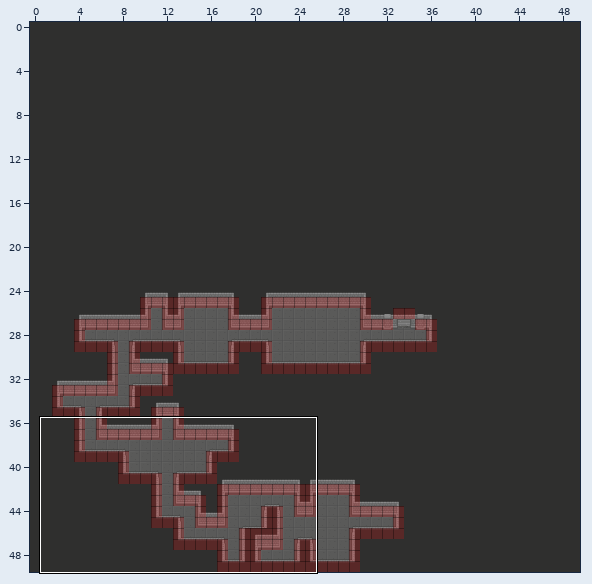
Tiled map, stored at Team5_Torchase/win32/Resources/Maptest/Mapver2.tmx. Above: a wide view before the commit, with the close-up outlined.
Close-up. As it was:
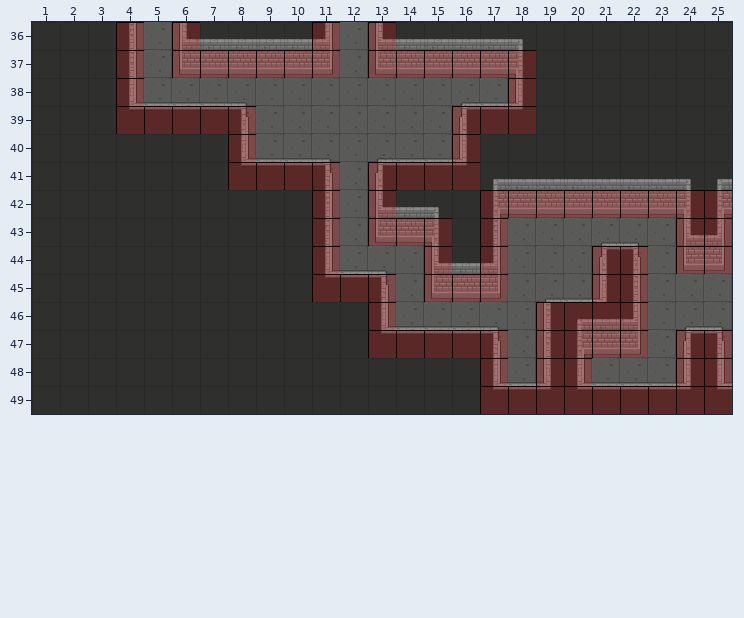
Cells are 32x32 px. Shown: x 1..25, y 36..49. The commit also changed other parts of the map, which this record leaves out.
The result:
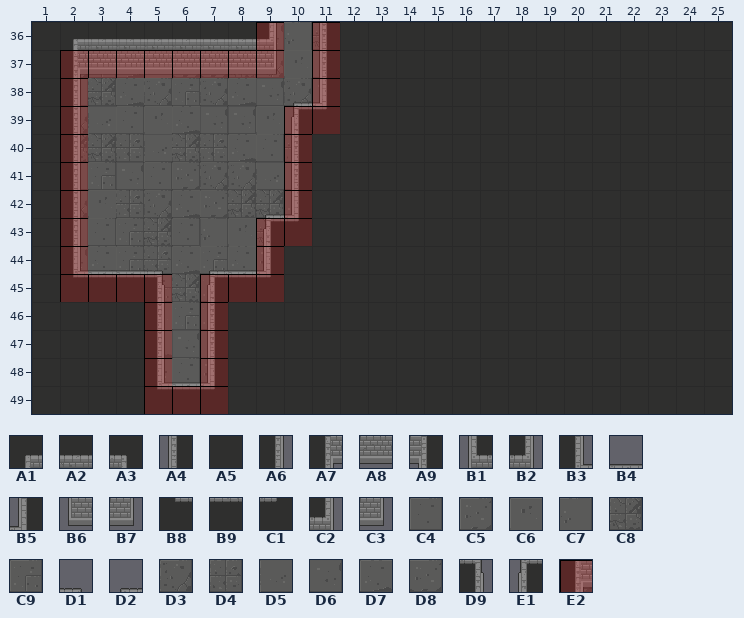
Key: from "GamemapObject": A1 3, A2 4, A3 5, A4 16, A5 17, A6 18, A7 19, A8 20, A9 21, B1 32, B2 34, B3 35, B4 36, B5 37, B6 48, B7 50, B8 51, B9 52, C1 53, C2 65, C3 81, C4 88, C5 89, C6 90, C7 91, C8 92, C9 93, D1 97, D2 98, D3 104, D4 105, D5 106, D6 107, D7 108, D8 109, D9 113, E1 114; from "meta_tiles": E2 0.
__ is an empty cell, ## one hidden under a higher layer.
Tiles replaced or removed in this view: A1, A2, A3, A4, A5, A6, A7, A8, A9, B1, B2, B3, B4, B5, B6, B7, B8, B9, C1, C2, C3, C4, D1, D2, D9, E1, E2.
See-through tiles are keyed as they look on the map.
What changed:
Changed rows in their new state; .. is an unchanged cell.
Layer "Floor":
first column x 2:
36 .. .. ## ## ## .. .. D6 C7 C8 A5 A5 .. .. .. .. .. .. .. .. .. .. .. ..
37 C5 C9 D7 C6 D8 .. .. D3 C6 .. A5 A5 A5 A5 A5 A5 A5 .. .. .. .. .. .. ..
38 C4 C8 D7 D3 C9 D3 D7 .. D3 D6 A5 A5 A5 A5 A5 A5 A5 .. .. .. .. .. .. ..
39 D3 D5 C4 C6 D7 D6 D6 .. .. ## A5 A5 A5 A5 A5 A5 A5 .. .. .. .. .. .. ..
40 C8 C8 D4 D5 C8 D4 D7 .. D4 A5 A5 A5 A5 A5 A5 .. .. .. .. .. .. .. .. ..
41 C4 C9 D6 C4 C5 D3 D3 D5 D5 A5 A5 A5 .. .. .. .. .. .. .. .. .. .. .. ..
42 D3 C6 D4 D3 D7 C5 C8 C8 D7 A5 A5 A5 .. .. .. A5 A5 A5 A5 A5 A5 A5 A5 A5
43 C7 C4 C9 C8 C4 C7 C6 C8 .. A5 A5 A5 A5 A5 .. A5 A5 A5 A5 A5 A5 A5 A5 A5
44 D6 D7 C9 D4 D7 C9 D7 C5 .. A5 A5 A5 A5 A5 .. A5 A5 A5 A5 A5 A5 A5 A5 A5
45 .. .. .. C9 C8 C9 .. .. .. A5 A5 A5 A5 A5 A5 A5 A5 A5 A5 A5 A5 A5 A5 A5
46 .. .. .. C6 C9 C9 .. .. .. .. .. A5 A5 A5 A5 A5 A5 A5 A5 A5 A5 A5 A5 A5
47 .. .. .. D7 D6 C6 .. .. .. .. .. .. .. .. .. A5 A5 A5 A5 A5 A5 A5 A5 A5
48 .. .. .. D5 C4 D8 .. .. .. .. .. .. .. .. .. A5 A5 A5 A5 A5 A5 A5 A5 A5
Layer "Wal":
first column x 2:
36 A1 A2 A2 A2 A2 .. .. C2 __ A4 .. __ __ __ __ __ __ .. .. .. .. .. .. ..
37 A7 A8 A8 A8 A8 .. .. C3 __ A4 .. __ __ __ __ __ __ .. .. .. .. .. .. ..
38 A6 .. __ __ __ __ __ .. D2 B5 .. .. .. .. __ __ __ .. .. .. .. .. .. ..
39 A6 .. __ __ __ __ __ .. E1 C1 .. .. .. .. __ __ __ .. .. .. .. .. .. ..
40 A6 .. .. .. .. .. __ __ A4 __ .. __ __ __ __ .. .. .. .. .. .. .. .. ..
41 A6 .. .. .. .. .. __ __ A4 __ .. __ __ __ __ __ __ __ __ __ __ __ __ __
42 A6 .. .. .. .. .. .. D2 B5 __ .. __ __ __ .. __ __ __ __ __ __ __ __ __
43 A6 .. .. .. .. .. .. E1 C1 __ .. __ __ __ .. __ .. .. .. __ __ .. __ __
44 B3 B4 B4 D1 .. D2 B4 B5 .. __ __ __ .. __ __ __ .. .. .. __ __ .. __ __
45 B8 B9 B9 D9 .. E1 B9 C1 .. __ __ __ .. __ __ __ .. __ __ __ __ .. .. ..
46 .. .. .. A6 .. A4 .. .. .. .. .. __ __ __ __ __ .. __ __ __ __ .. __ __
47 .. .. .. A6 .. A4 .. .. .. .. .. __ __ __ __ __ .. __ __ __ __ .. __ __
48 .. .. .. B3 B4 B5 .. .. .. .. .. .. .. .. .. __ __ __ __ __ __ __ __ __
49 .. .. .. B8 B9 C1 .. .. .. .. .. .. .. .. .. __ __ __ __ __ __ __ __ __
Layer "meta":
first column x 2:
36 .. .. __ .. __ .. .. E2 .. .. .. __ .. .. .. .. .. .. .. .. .. .. .. ..
37 E2 E2 .. E2 .. .. .. .. __ .. .. __ __ __ __ __ __ .. .. .. .. .. .. ..
38 E2 .. __ .. .. .. .. .. .. E2 .. .. .. .. .. .. __ .. .. .. .. .. .. ..
39 E2 .. __ __ __ __ __ .. E2 E2 .. .. .. .. __ __ __ .. .. .. .. .. .. ..
40 E2 .. .. .. .. .. __ .. E2 .. .. .. .. .. __ .. .. .. .. .. .. .. .. ..
41 E2 .. .. .. .. .. __ __ .. __ .. __ __ __ __ .. .. .. .. .. .. .. .. ..
42 E2 .. .. .. .. .. .. .. E2 __ .. __ .. .. .. __ __ __ __ __ __ __ __ __
43 E2 .. .. .. .. .. .. E2 E2 __ .. __ __ __ .. __ .. .. .. .. .. .. __ __
44 E2 .. .. .. .. .. .. E2 .. __ .. .. .. __ .. __ .. .. .. __ __ .. __ __
45 E2 E2 E2 E2 .. E2 E2 E2 .. __ __ __ .. __ __ __ .. .. .. __ __ .. .. ..
46 .. .. .. E2 .. E2 .. .. .. .. .. __ .. .. .. .. .. __ __ __ __ .. .. ..
47 .. .. .. E2 .. E2 .. .. .. .. .. __ __ __ __ __ .. __ __ __ __ .. __ __
48 .. .. .. E2 .. E2 .. .. .. .. .. .. .. .. .. __ .. __ __ .. .. .. __ __
49 .. .. .. E2 E2 E2 .. .. .. .. .. .. .. .. .. __ __ __ __ __ __ __ __ __
